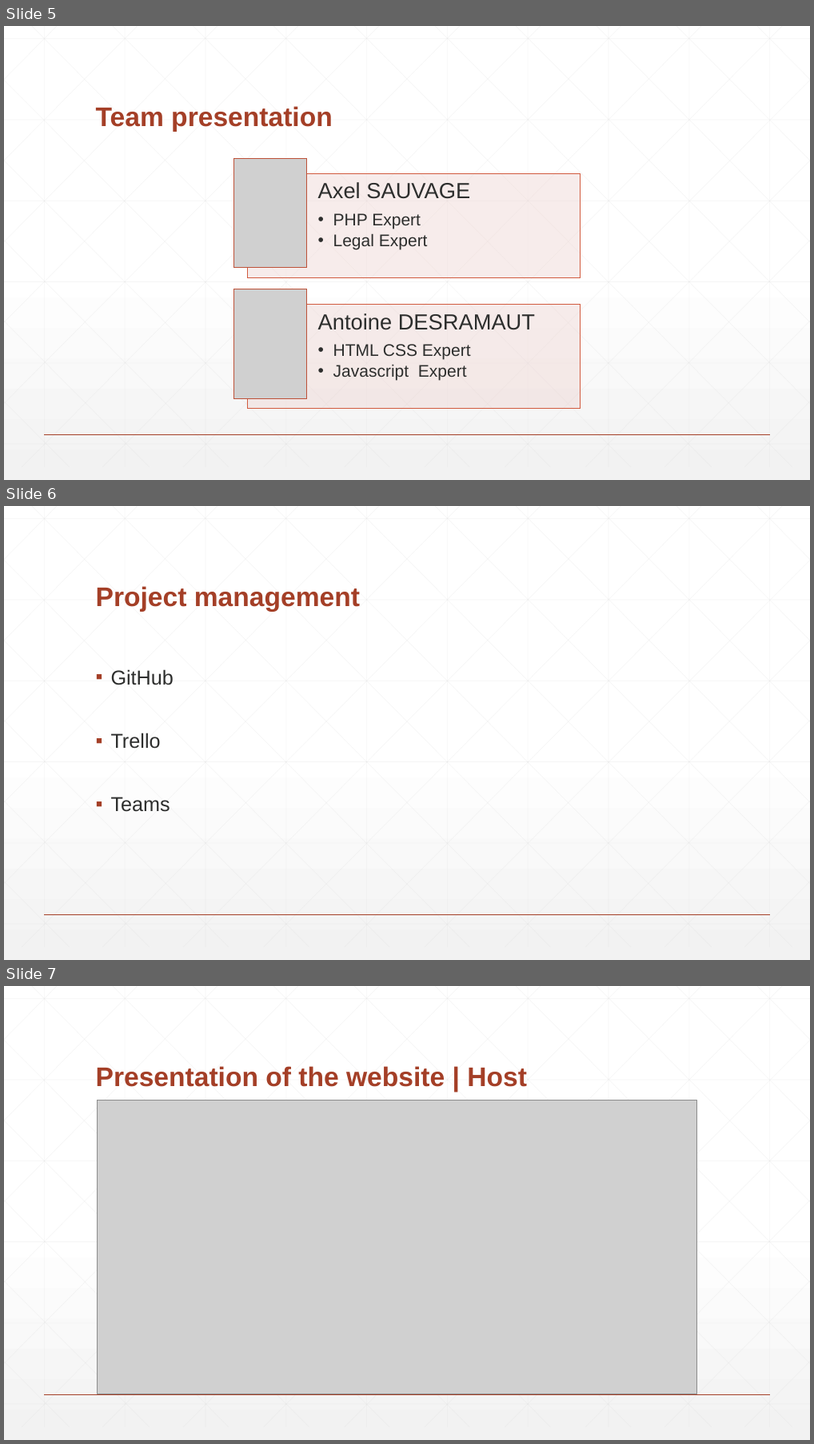
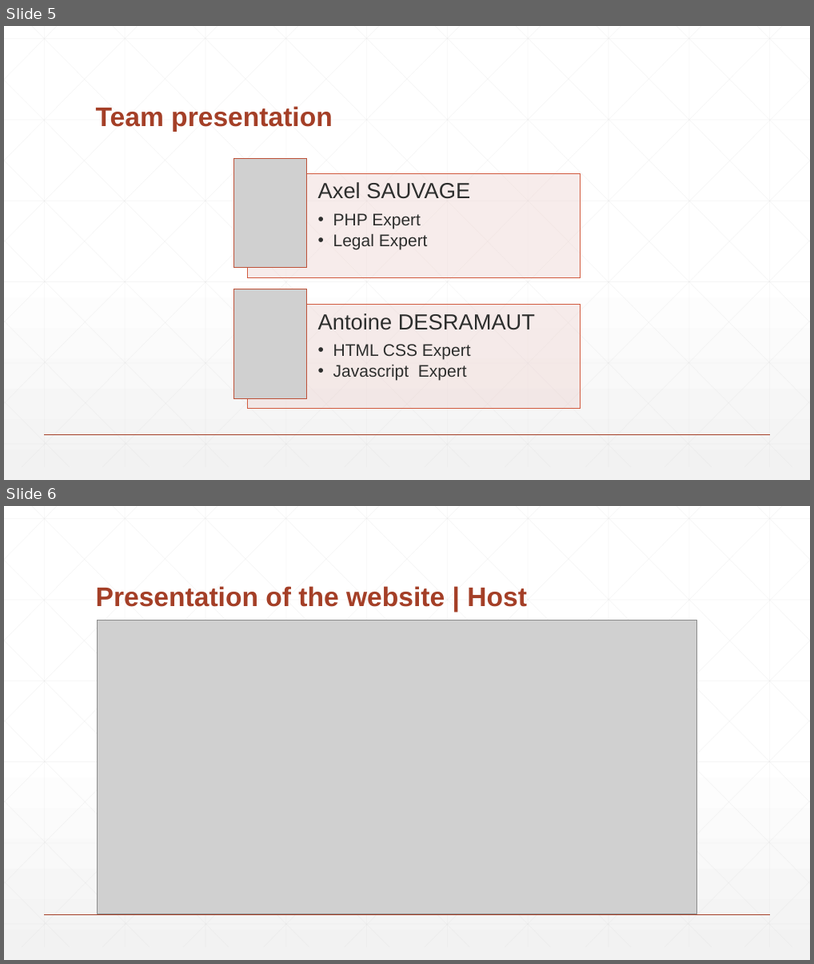
Before and after one commit to PaulFICOT/CESI_A2_Web_G2, a slide deck: Présentation/Web Project.pptx. Shown one above the other, each under a label of ours: slides 5, 6 and 7 before the commit, slides 5 and 6 after it. The pictures are 814x1444 and 814x964 pixels, drawn with LibreOffice and Linux fonts; fonts in the diff are those of the drawing; grey boxes stand for pictures. Boxes give left, top, right and bottom in pixels: in the first picture for what was removed or moved away, otherwise in the second. Text is boxed around its words. In the diff, an @@ line names an element or a change of style, - is before the commit and + after.

```diff
--- a/Présentation/Web Project.pptx
+++ b/Présentation/Web Project.pptx
@@ slide 6 removed at bbox=[4, 506, 810, 960], background gradient #FFFFFF to #F2F2F2; not listed: 47 template elements that a slide beside it also shows @@
@@ title removed at bbox=[96, 586, 360, 612] @@
-Project management
@@ text removed at bbox=[111, 669, 174, 812] @@
-▪ GitHub
-▪ Trello
-▪ Teams
@@ what was slide 7 is now slide 6 @@
```
Also in this commit, not shown: 1 slide changed, 5 slides added, 2 other files.
